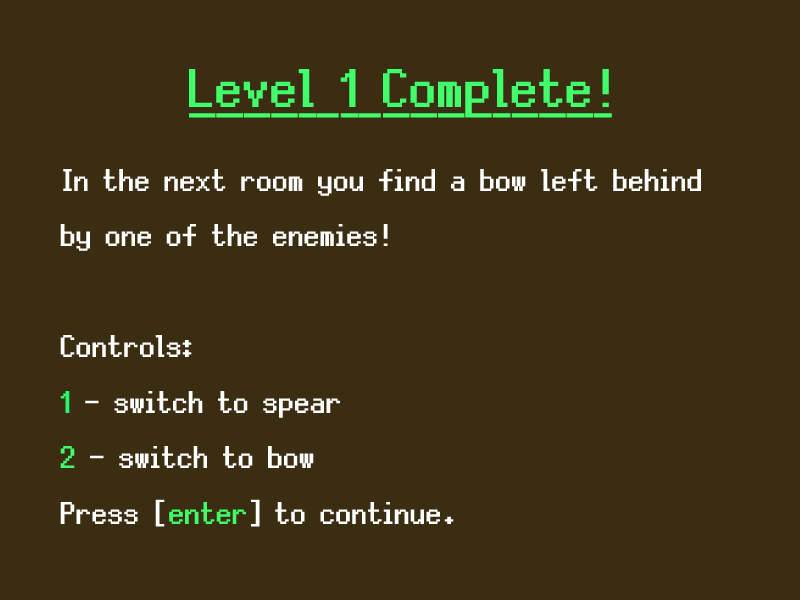
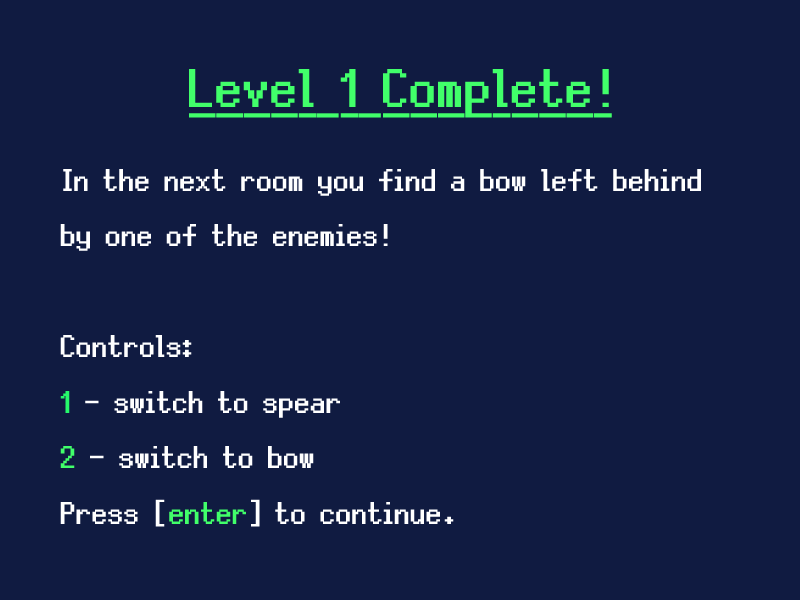
Revision of a layered (800, 600) image; what changed, layer by layer:
painted on "Background" over <box>0,0,800,600</box>
